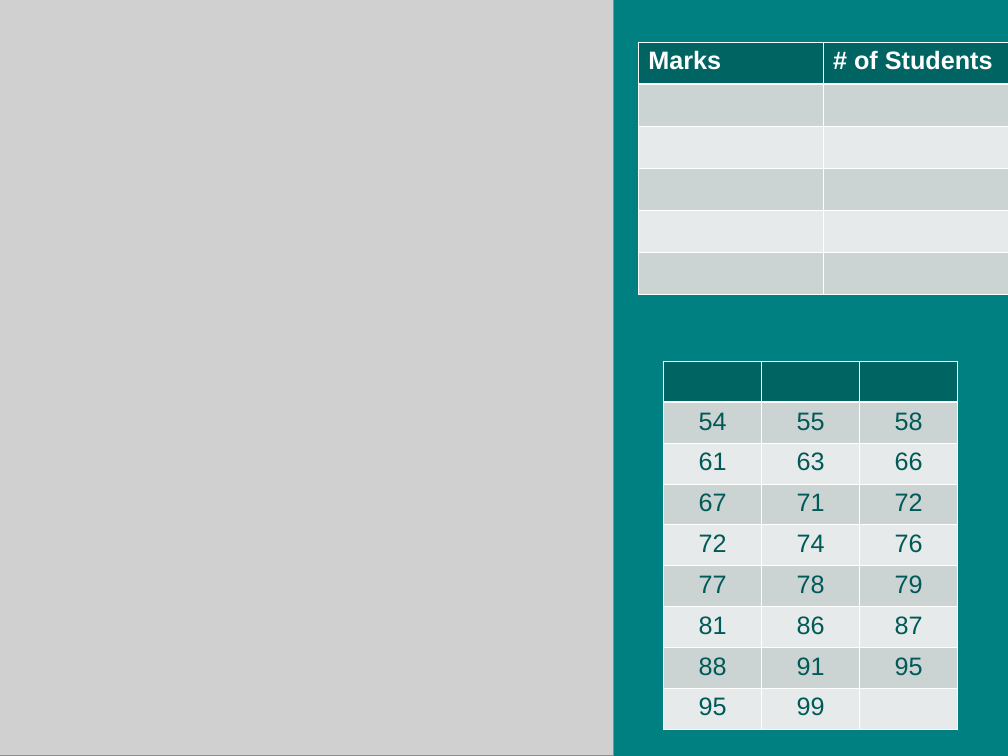
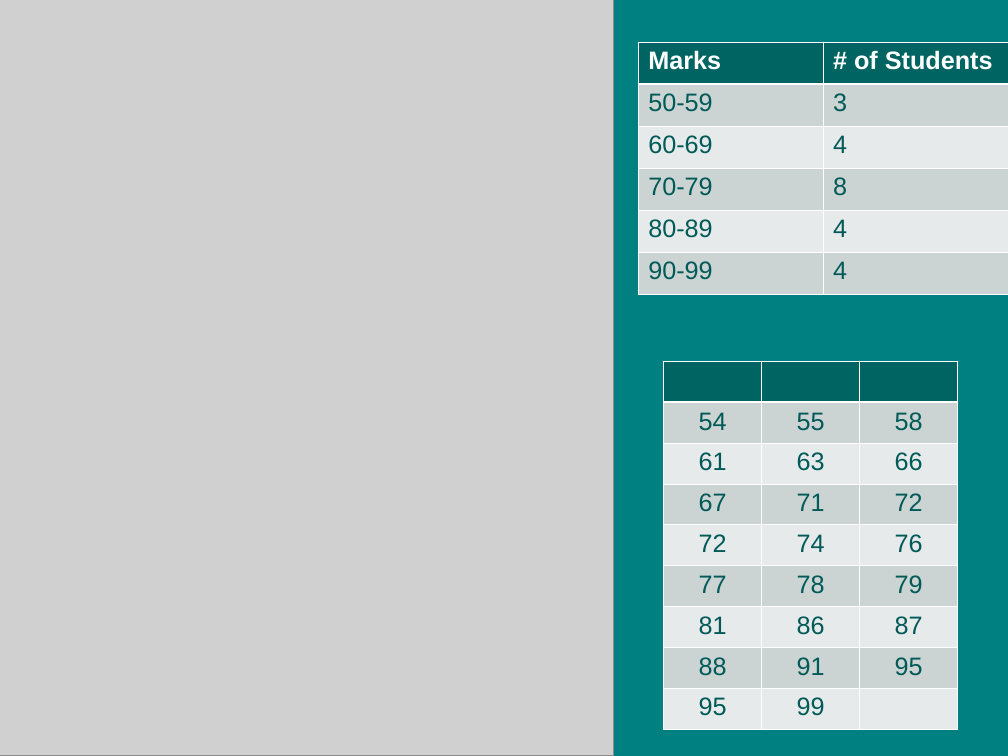
Before and after one commit to iamgeorge/iamgeorge.github.io, a slide deck: slide 9 of IGCSE_Math/Content/diff_graph/Different Types of Graphs.ppt. Drawn at 1008x756 pixels with LibreOffice and Linux fonts; fonts in the diff are those of the drawing; grey boxes stand for pictures. Boxes give left, top, right and bottom in pixels: in the first picture for what was removed or moved away, otherwise in the second. Text is boxed around its words. In the diff, an @@ line names an element or a change of style, - is before the commit and + after.

```diff
--- a/IGCSE_Math/Content/diff_graph/Different Types of Graphs.ppt
+++ b/IGCSE_Math/Content/diff_graph/Different Types of Graphs.ppt
@@ table at [638,42,1007,294] @@
-row 2, column 1: 
+row 2, column 1: 50-59
-row 2, column 2: 
+row 2, column 2: 3
-row 3, column 1: 
+row 3, column 1: 60-69
-row 3, column 2: 
+row 3, column 2: 4
-row 4, column 1: 
+row 4, column 1: 70-79
-row 4, column 2: 
+row 4, column 2: 8
-row 5, column 1: 
+row 5, column 1: 80-89
-row 5, column 2: 
+row 5, column 2: 4
-row 6, column 1: 
+row 6, column 1: 90-99
-row 6, column 2: 
+row 6, column 2: 4
```
Also in this commit, not shown: 9 other files.
